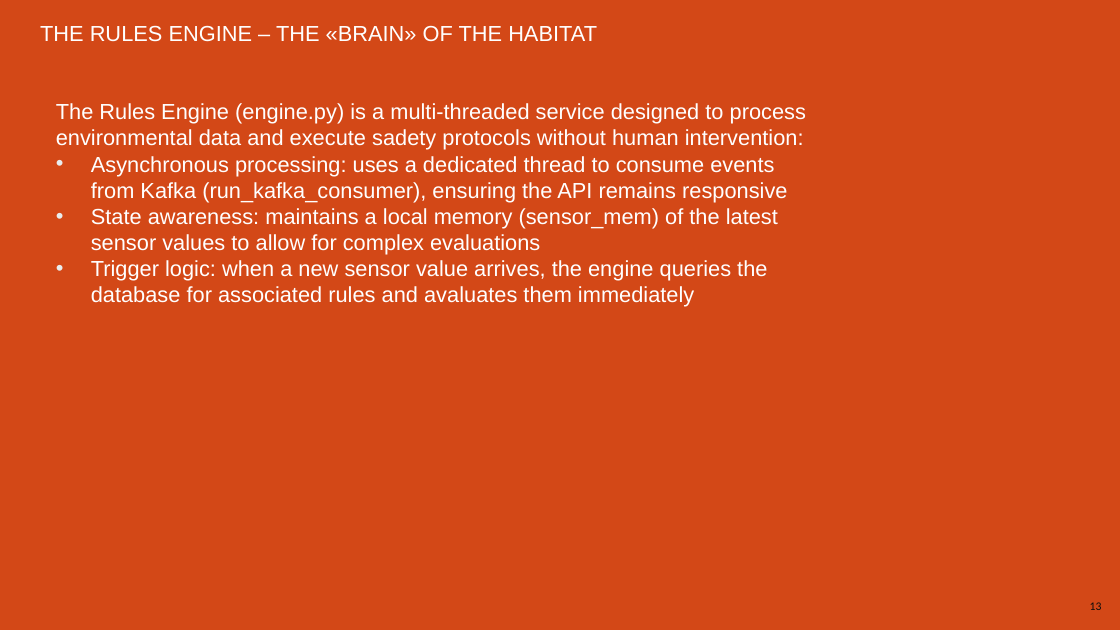
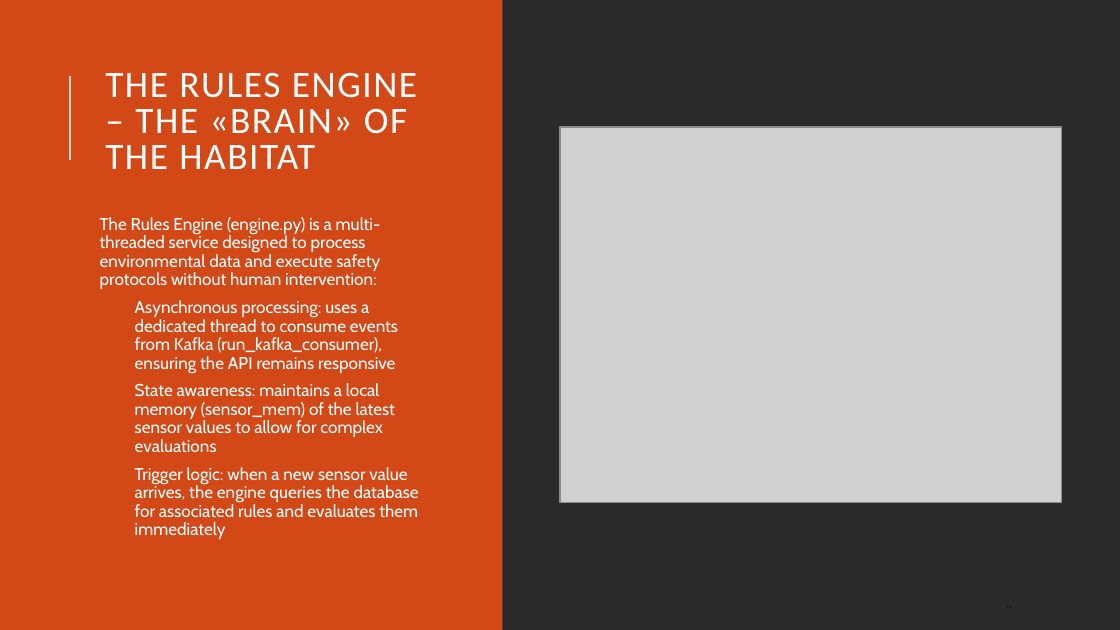
Before and after one commit to danrazin/2056165_ENIGMI, a slide deck: slide 13 of booklets/LAB.pptx. Drawn at 1120x630 pixels with LibreOffice and Linux fonts; fonts in the diff are those of the drawing; grey boxes stand for pictures; background and template pictures are left out; a plain dark background stands for a picture behind light text. Boxes give left, top, right and bottom in pixels: in the first picture for what was removed or moved away, otherwise in the second. Text is boxed around its words. In the diff, an @@ line names an element or a change of style, - is before the commit and + after.

```diff
--- a/booklets/LAB.pptx
+++ b/booklets/LAB.pptx
@@ background #D34817 to picture (left out) @@
@@ rectangle added at bbox=[0, 0, 503, 629], fill #D34817 @@
@@ text "THE RULES ENGINE – THE ...": place and size @@
-text "THE RULES ENGINE – THE ..." at bbox=[40, 25, 597, 42]
+text "THE RULES ENGINE – THE ..." at bbox=[105, 72, 417, 169]
@@ text "THE RULES ENGINE – THE ..." at bbox=[105, 72, 417, 169]: size 14 to 24 pt, font Arial to Calibri, letter spacing 0 to 1 pt; line spacing 1 to 0.8; more space between paragraphs; vertical alignment top to middle @@
@@ line removed from (69, 160) to (69, 76) @@
@@ line added from (69, 160) to (69, 76), #FAD9CD 1.5 pt @@
@@ picture added at bbox=[560, 127, 1061, 503] @@
@@ text "The Rules Engine (engine.py) is ...": place and size @@
-text "The Rules Engine (engine.py) is ..." at bbox=[56, 103, 806, 307]
+text "The Rules Engine (engine.py) is ..." at bbox=[100, 217, 419, 539]
@@ text at bbox=[100, 217, 381, 289]: text changed; size 14 to 11 pt; font Arial to Cabin @@
-The Rules Engine (engine.py) is a multi-threaded service designed to process environmental data and execute sadety protocols without human intervention:
+The Rules Engine (engine.py) is a multi-threaded service designed to process environmental data and execute safety protocols without human intervention:
@@ text at bbox=[135, 300, 398, 452]: size 14 to 11 pt, font Arial to Cabin in "Asynchronous processing: uses a dedicated thread to ...", "State awareness: maintains a local memory (sensor_mem) ..."; line spacing 1 to 0.9; more space between paragraphs; bullet colour #E9EDEE to #D34817 @@
@@ text at bbox=[135, 467, 419, 539]: text changed; size 14 to 11 pt; font Arial to Cabin @@
-• Trigger logic: when a new sensor value arrives, the engine queries the database for associated rules and avaluates them immediately
+• Trigger logic: when a new sensor value arrives, the engine queries the database for associated rules and evaluates them immediately
@@ page number: place and size @@
-page number at bbox=[1090, 602, 1102, 610]
+page number at bbox=[996, 595, 1085, 620]
@@ page number at bbox=[996, 595, 1085, 620]: size 7.5 to 3 pt; alignment right to left; line spacing 1 to 0.8; more space between paragraphs @@
```
Also in this commit, not shown: 22 other slides changed, 3 slides added, 1 slide removed.
